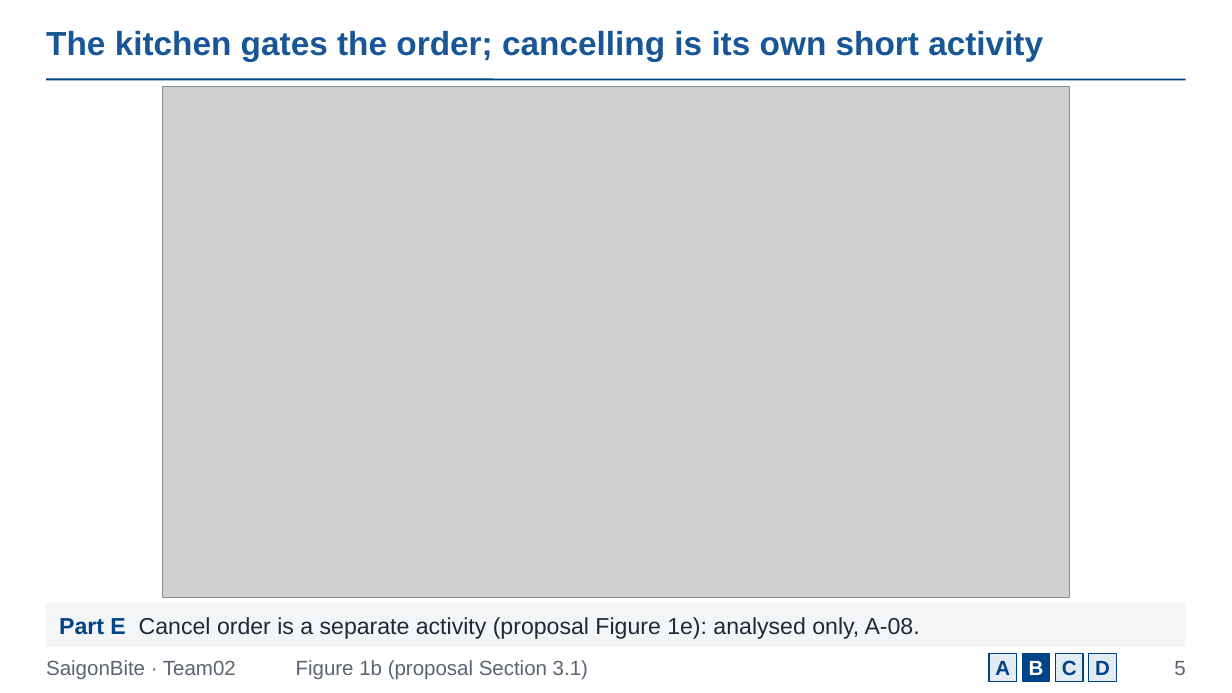
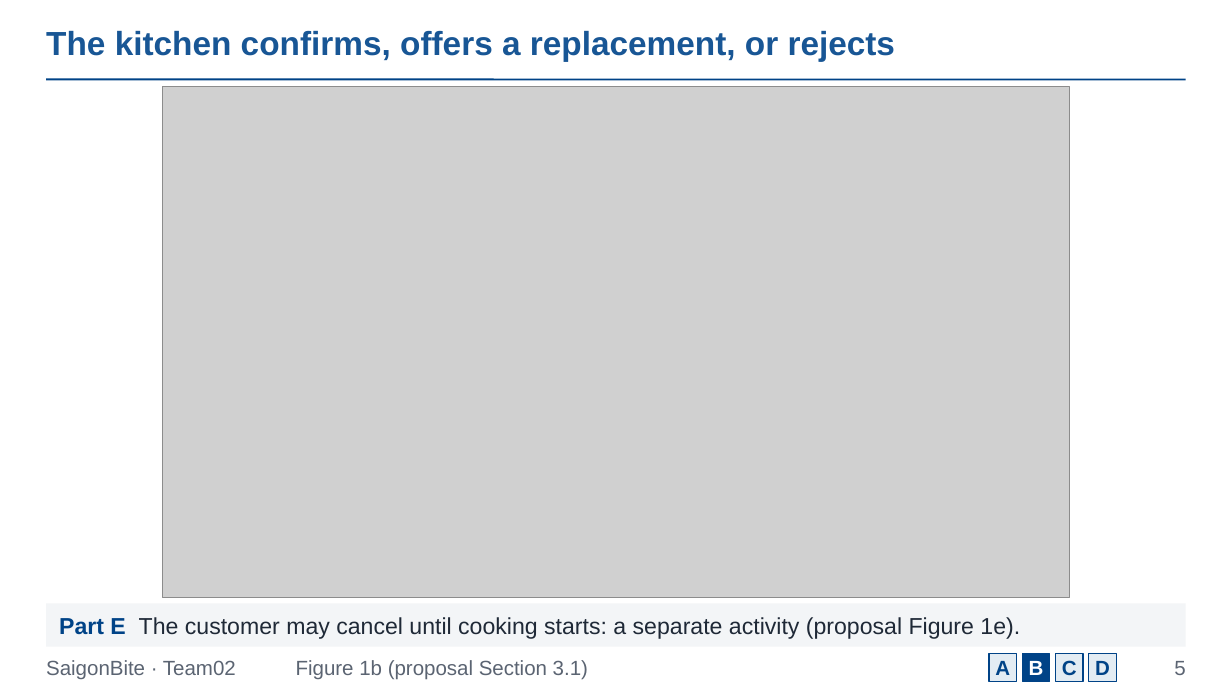
Before and after one commit to Dat071104/SaigonBite, a slide deck: slide 5 of docs/part1/Team02_Proposal_Slides_for_SaigonBite.pptx. Drawn at 1232x693 pixels with LibreOffice and Linux fonts; fonts in the diff are those of the drawing; grey boxes stand for pictures. Boxes give left, top, right and bottom in pixels: in the first picture for what was removed or moved away, otherwise in the second. Text is boxed around its words. In the diff, an @@ line names an element or a change of style, - is before the commit and + after.

```diff
--- a/docs/part1/Team02_Proposal_Slides_for_SaigonBite.pptx
+++ b/docs/part1/Team02_Proposal_Slides_for_SaigonBite.pptx
@@ title at (46, 31, 896, 62): text changed @@
-The kitchen gates the order; cancelling is its own short activity
+The kitchen confirms, offers a replacement, or rejects
@@ text at (59, 617, 1020, 639): text changed @@
-Part E Cancel order is a separate activity (proposal Figure 1e): analysed only, A-08.
+Part E The customer may cancel until cooking starts: a separate activity (proposal Figure 1e).
```
Also in this commit, not shown: 11 other slides changed, 1 slide added, 1 slide removed, 9 other files.
